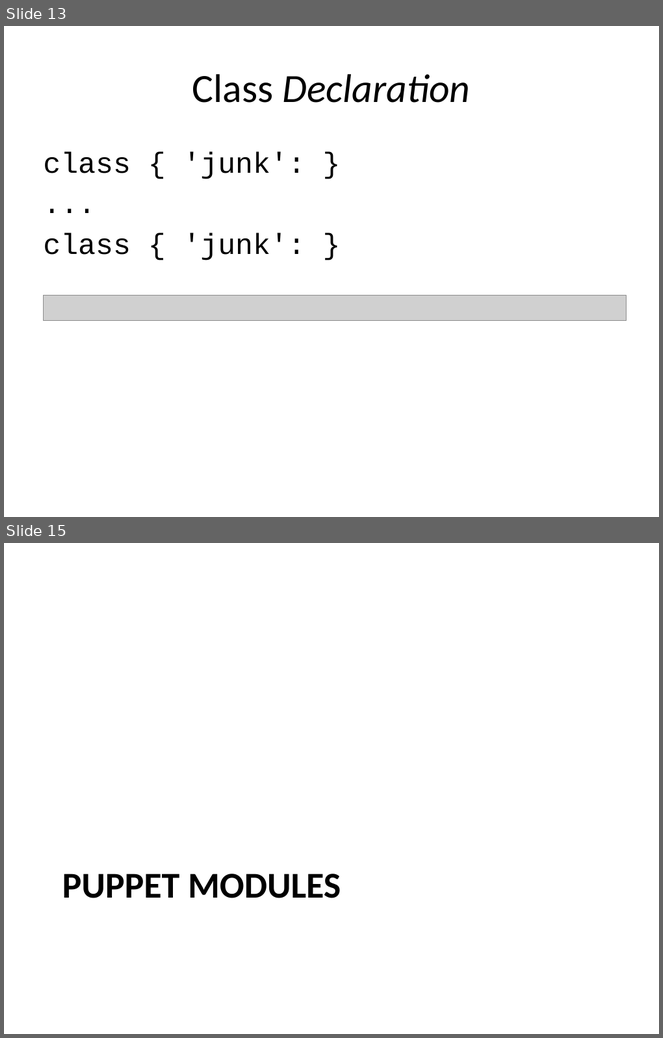
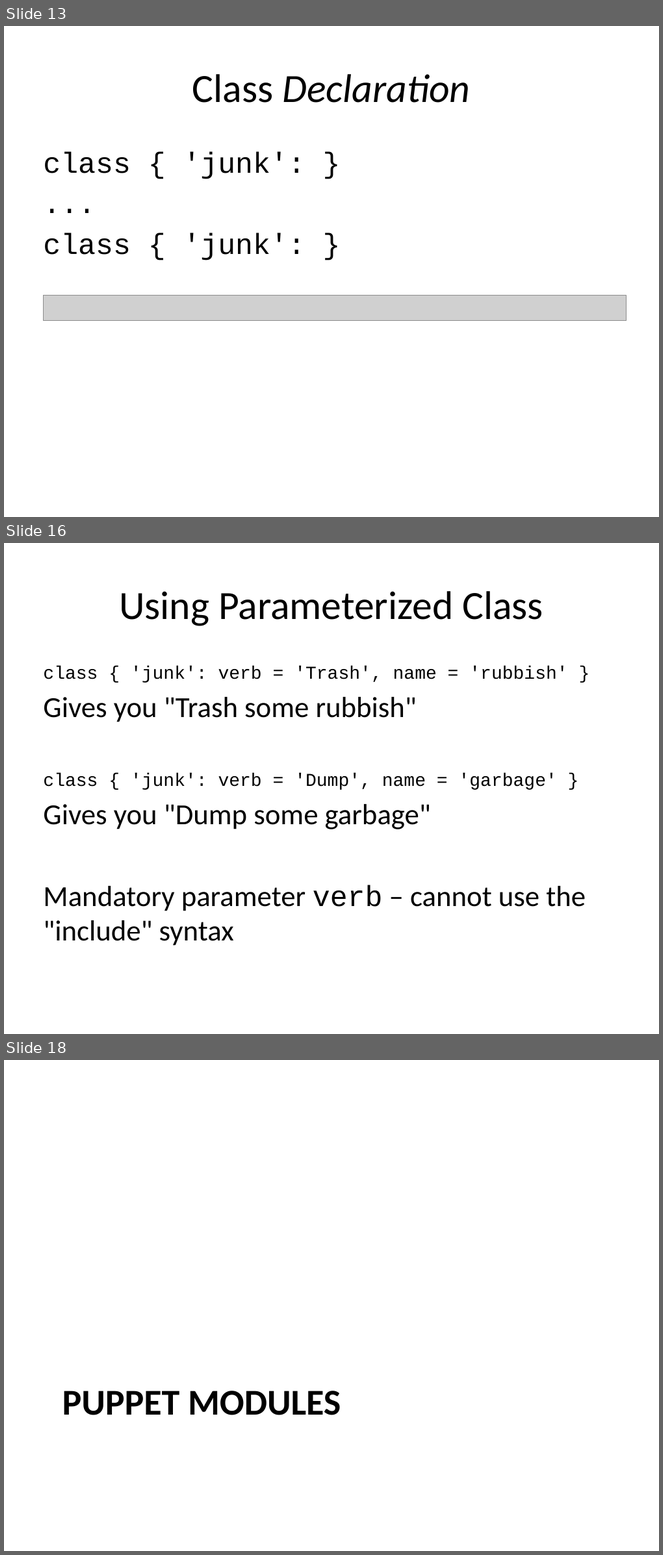
Before and after one commit to andeemarks/xconf-sydney-2014-workshops, a slide deck: 01-provision/xconf-sydney-2014-provision.pptx. Shown one above the other, each under a label of ours: slides 13 and 15 before the commit, slides 13, 16 and 18 after it; the slides between them are not shown. The pictures are 663x1038 and 663x1555 pixels, drawn with LibreOffice and Linux fonts; fonts in the diff are those of the drawing; grey boxes stand for pictures. Boxes give left, top, right and bottom in pixels: in the first picture for what was removed or moved away, otherwise in the second. Text is boxed around its words. In the diff, an @@ line names an element or a change of style, - is before the commit and + after.

```diff
--- a/01-provision/xconf-sydney-2014-provision.pptx
+++ b/01-provision/xconf-sydney-2014-provision.pptx
@@ slide 16 added at [4,543,659,1034], background #FFFFFF @@
@@ title added at [119,591,544,626], 44 pt, text #000000 @@
+Using Parameterized Class
@@ text added at [43,666,586,946], 32 pt, text #000000 @@
+class { 'junk': verb = 'Trash', name = 'rubbish' }
+Gives you "Trash some rubbish"
+class { 'junk': verb = 'Dump', name = 'garbage' }
+Gives you "Dump some garbage"
+Mandatory parameter verb – cannot use the "include" syntax
@@ what was slide 15 is now slide 18 @@
```
Also in this commit, not shown: 5 slides changed, 9 other slides added.
